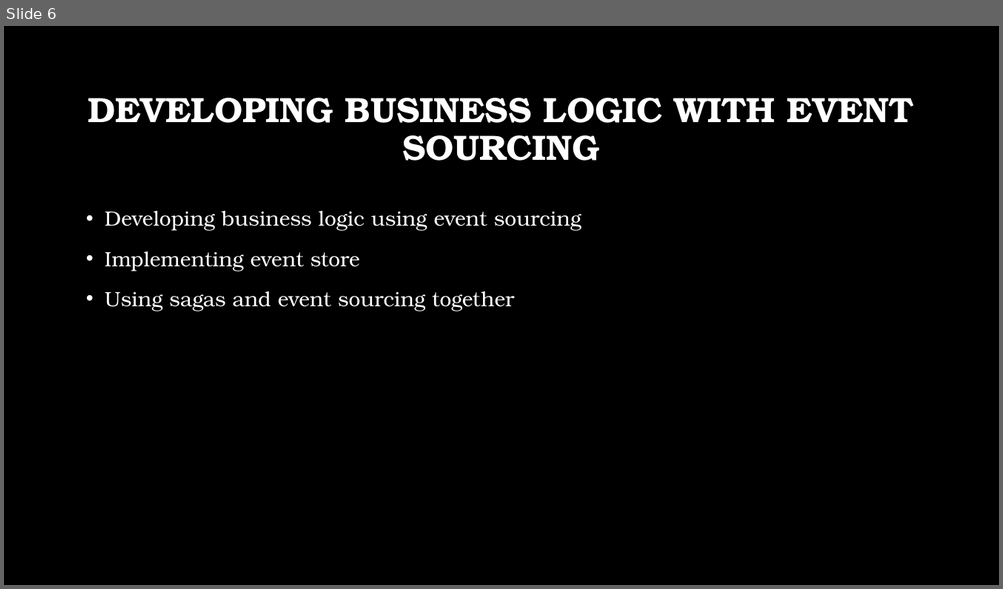
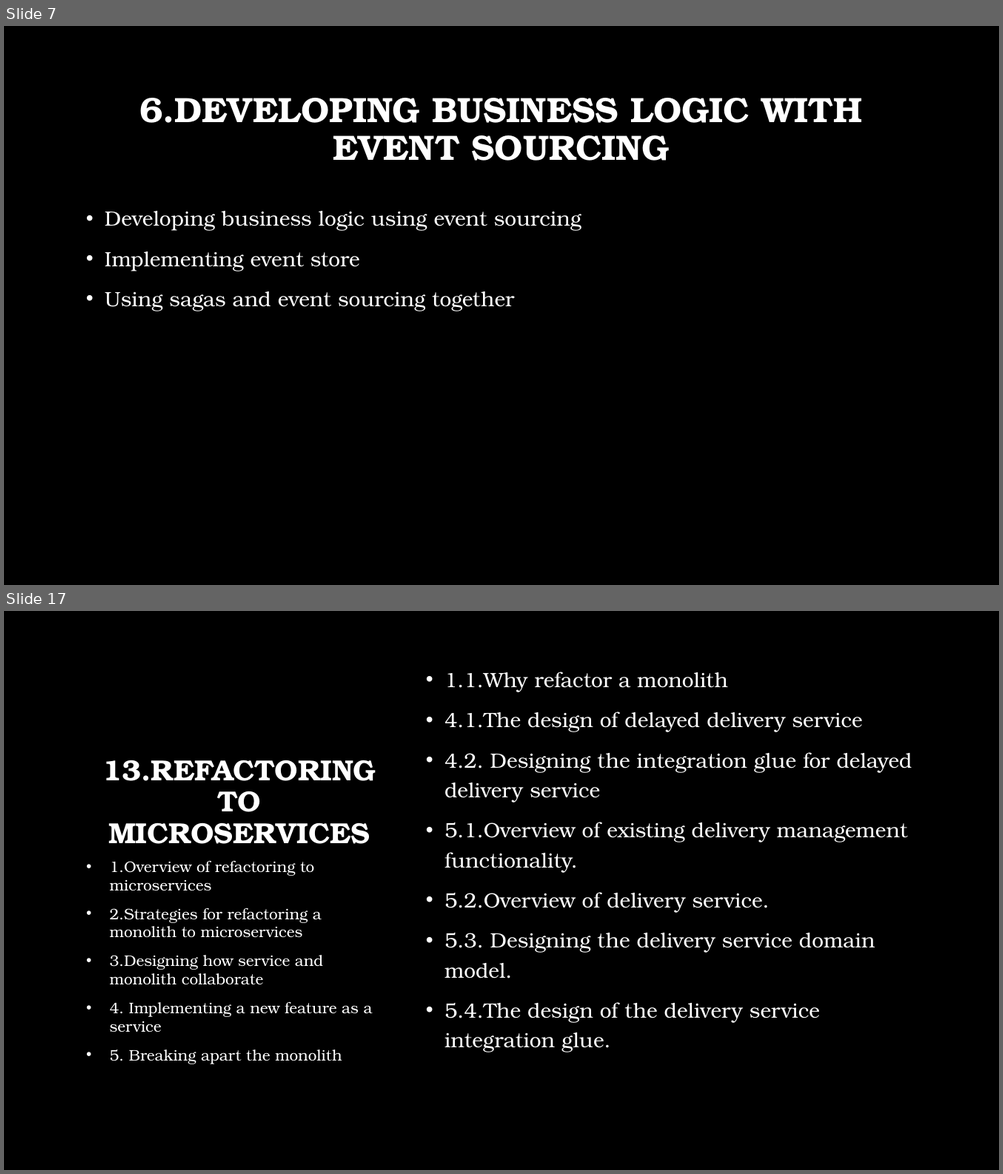
Before and after one commit to BharadwajMamidisetti/m5s8, a slide deck: docs/presentations/Microservices.pptx. Shown one above the other, each under a label of ours: slide 6 before the commit, slides 7 and 17 after it; the slides between them are not shown. The pictures are 1003x589 and 1003x1174 pixels, drawn with LibreOffice and Linux fonts; fonts in the diff are those of the drawing; background and template pictures are left out. Boxes give left, top, right and bottom in pixels: in the first picture for what was removed or moved away, otherwise in the second. Text is boxed around its words. In the diff, an @@ line names an element or a change of style, - is before the commit and + after.

```diff
--- a/docs/presentations/Microservices.pptx
+++ b/docs/presentations/Microservices.pptx
@@ slide 17 added at <box>4,611,999,1170</box>, background picture (left out) @@
@@ text added at <box>444,672,912,1053</box>, 20 pt, text #FFFFFF @@
+• 1.1.Why refactor a monolith
+• 4.1.The design of delayed delivery service
+• 4.2. Designing the integration glue for delayed delivery service
+• 5.1.Overview of existing delivery management functionality.
+• 5.2.Overview of delivery service.
+• 5.3. Designing the delivery service domain model.
+• 5.4.The design of the delivery service integration glue.
@@ title added at <box>102,760,375,844</box>, 28 pt, text #FFFFFF, bold @@
+13.REFACTORING TO MICROSERVICES
@@ text added at <box>110,861,373,1065</box>, 14.8 pt, text #FFFFFF @@
+• 1.Overview of refactoring to microservices
+• 2.Strategies for refactoring a monolith to microservices
+• 3.Designing how service and monolith collaborate
+• 4. Implementing a new feature as a service
+• 5. Breaking apart the monolith
@@ what was slide 6 is now slide 7 @@
@@ slide 7 changed as well @@
@@ title at <box>139,98,862,161</box>: text changed @@
-DEVELOPING BUSINESS LOGIC WITH EVENT SOURCING
+6.DEVELOPING BUSINESS LOGIC WITH EVENT SOURCING
```
Also in this commit, not shown: 4 other slides changed, 11 other slides added.
